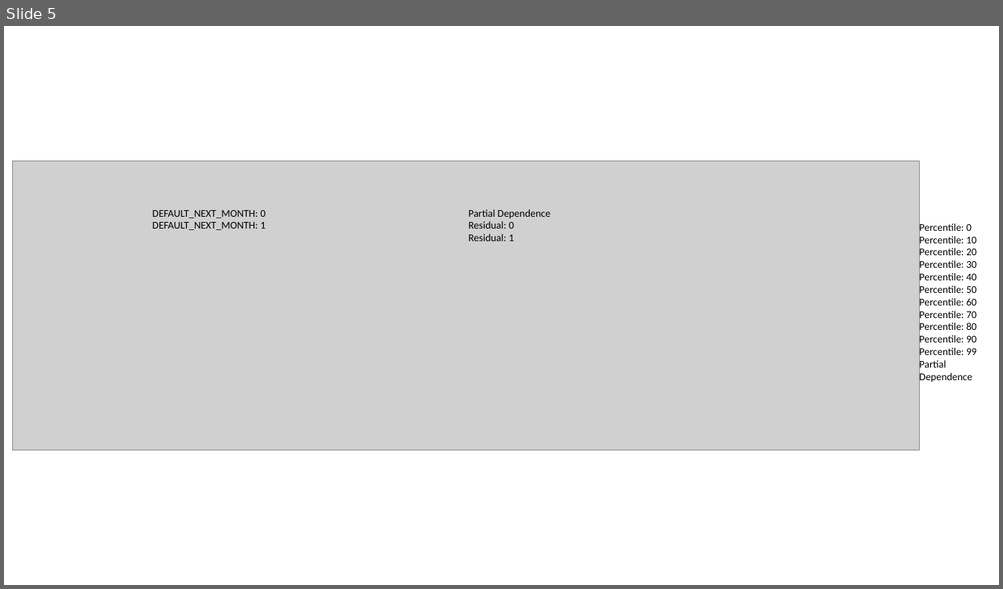
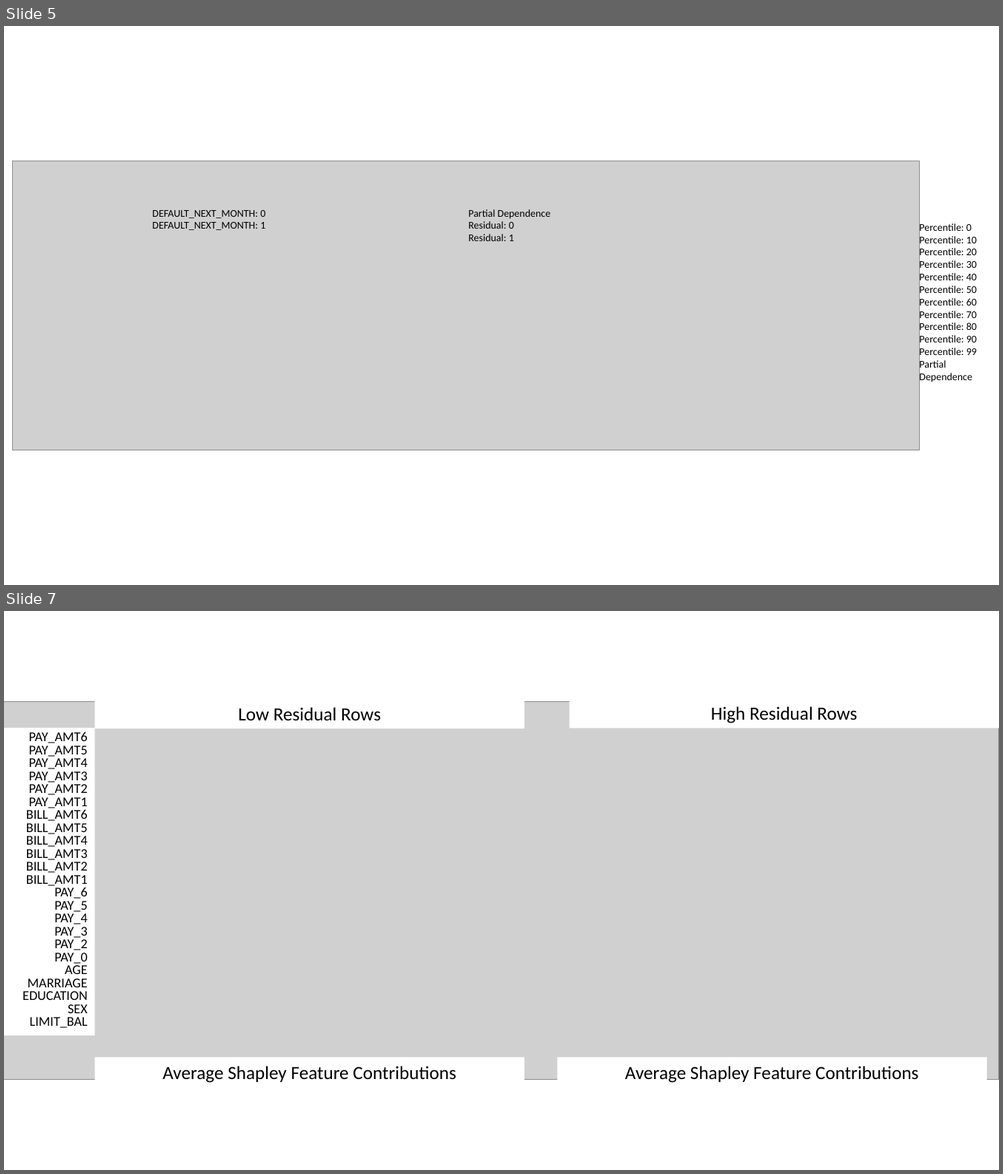
Before and after one commit to jphall663/jsm_2019, a slide deck: img/figs.pptx. Shown one above the other, each under a label of ours: slide 5 before the commit, slides 5 and 7 after it; the slides between them are not shown. The pictures are 1003x589 and 1003x1174 pixels, drawn with LibreOffice and Linux fonts; fonts in the diff are those of the drawing; grey boxes stand for pictures. Boxes give left, top, right and bottom in pixels: in the first picture for what was removed or moved away, otherwise in the second. Text is boxed around its words. In the diff, an @@ line names an element or a change of style, - is before the commit and + after.

```diff
--- a/img/figs.pptx
+++ b/img/figs.pptx
@@ slide 7 added at (4,611,999,1170), background #FFFFFF @@
@@ rectangle added at (95,698,525,728), fill #FFFFFF, 18 pt, text #000000 @@
+Low Residual Rows
@@ rectangle added at (569,698,999,728), fill #FFFFFF, 18 pt, text #000000 @@
+High Residual Rows
@@ picture added at (4,702,999,1079) @@
@@ rectangle added at (4,728,95,1037), fill #FFFFFF, 13 pt, text #000000 @@
+PAY_AMT6
+PAY_AMT5
+PAY_AMT4
+PAY_AMT3
+PAY_AMT2
+PAY_AMT1
+BILL_AMT6
+BILL_AMT5
+BILL_AMT4
+BILL_AMT3
+BILL_AMT2
+BILL_AMT1
+PAY_6
+PAY_5
+PAY_4
+PAY_3
+PAY_2
+PAY_0
+AGE
+MARRIAGE
+EDUCATION
+SEX
+LIMIT_BAL
@@ rectangle added at (95,1058,525,1088), fill #FFFFFF, 18 pt, text #000000 @@
+Average Shapley Feature Contributions
@@ rectangle added at (557,1058,987,1088), fill #FFFFFF, 18 pt, text #000000 @@
+Average Shapley Feature Contributions
```
Also in this commit, not shown: 2 slides changed, 3 other slides added, 8 other files.
